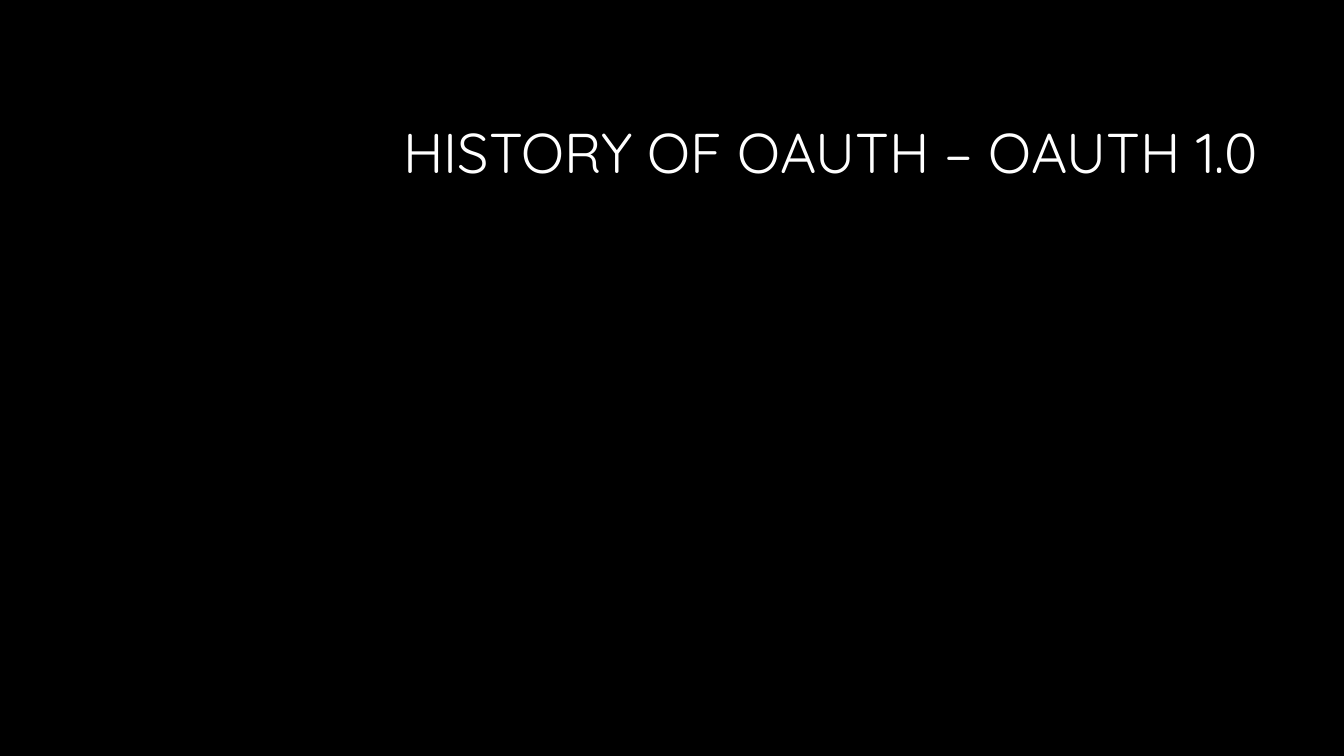
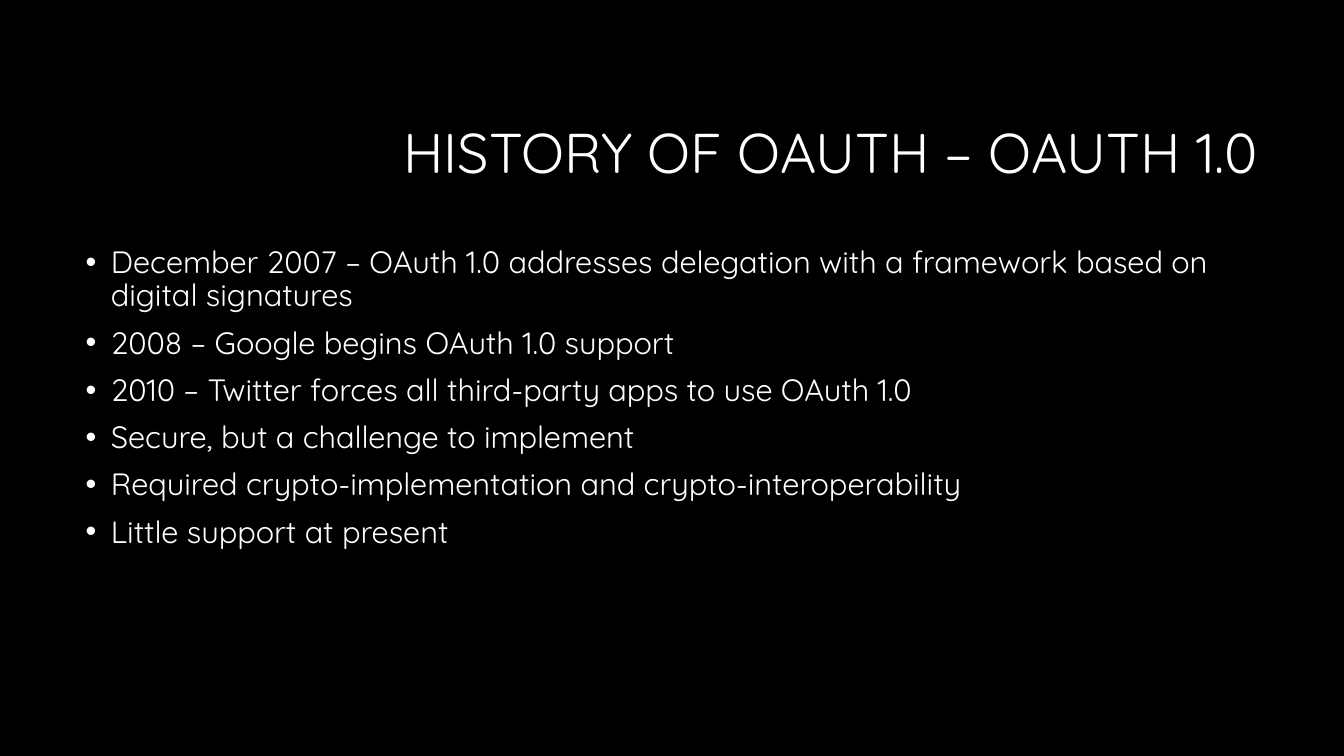
Before and after one commit to dtarvin/web-420, a slide deck: slide 5 of week-9/tarvin-presentation-9.1.pptx (slide 4 before the commit). Drawn at 1344x756 pixels with LibreOffice and Linux fonts; fonts in the diff are those of the drawing; background and template pictures are left out. Boxes give left, top, right and bottom in pixels: in the first picture for what was removed or moved away, otherwise in the second. Text is boxed around its words. In the diff, an @@ line names an element or a change of style, - is before the commit and + after.

```diff
--- a/week-9/tarvin-presentation-9.1.pptx
+++ b/week-9/tarvin-presentation-9.1.pptx
@@ text added at (x1=111, y1=250, x2=1207, y2=549), 22 pt, text #FFFFFF @@
+• December 2007 – OAuth 1.0 addresses delegation with a framework based on digital signatures
+• 2008 – Google begins OAuth 1.0 support
+• 2010 – Twitter forces all third-party apps to use OAuth 1.0
+• Secure, but a challenge to implement
+• Required crypto-implementation and crypto-interoperability
+• Little support at present
```
Also in this commit, not shown: 5 other slides changed, 2 slides added, 1 slide removed, 18 other files.
